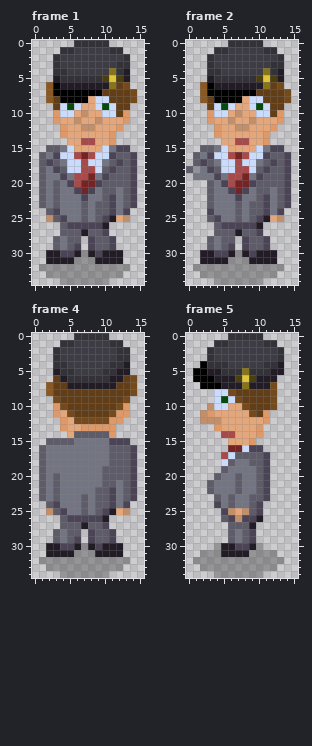
Two states of a pixel-art file, art/cfe-reb.aseprite. Above is the file before it was changed.
16x35 pixels, 6 frames. Colours within 5 levels of each other are drawn and written as one. Shown: frame 1, frame 2, frame 4, frame 5. The commit also changed other frames, which this record leaves out.
The same view after the edit:
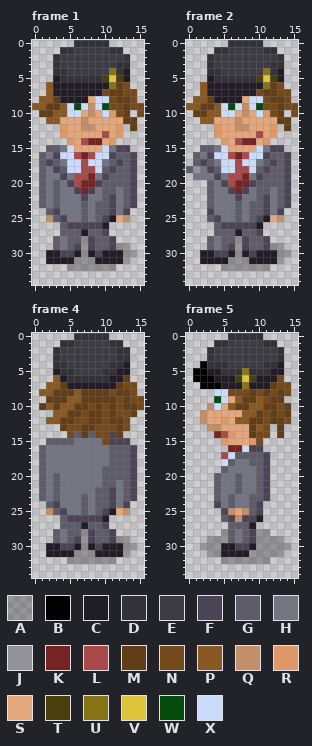
Palette (. is transparent): A #00000046  B #000000  C #221c26  D #333239  E #3d3b44  F #4b4356  G #5f5c6a  H #737582  J #92929b  K #762323  L #a84a4a  M #613e18  N #744a1c  P #8a5822  Q #c28f6b  R #df9968  S #e3a77b  T #4a3f0d  U #877417  V #dec43b  W #054c0c  X #cbdbfc
The exact change:
Changed rows in their new state; - is an unchanged pixel.
Frame 1, layers "reb", "shadow":
first column x 0:
 6 ---C------------
 7 ---CCCCCCCN--N--
 8 -P--CCCC---N----
 9 PPM-PXWXQ--NN-NN
10 -MMPP-XSQ--RNM-N
11 --PP--SQ-S---MM-
12 --------------M-
13 ----------LSR---
14 -----R--KK------
first column x 1:
28 ------A-------
29 ------A----AA-
30 ------------AA
31 ------------A-
32 ....-------..-
33 -...........--
34 ---.......----
Frame 2, layers "reb", "shadow": the same change as frame 1
Frame 4, layers "reb", "shadow":
first column x 1:
 6 --P----------.-
 7 --P---------N--
 8 P----P----N----
 9 -MM-PP-----NMNN
10 MPMPP--N-N--MMN
11 --PPM-N--NMNNM-
12 -PPMM--MM-MMN--
13 ---MNNMMNNNMN--
14 ----N-M-NNFM---
15 ---------N-----
first column x 1:
28 ------A-------
29 ------A----AA-
30 ------------AA
31 ------------A-
32 ....-------..-
33 -...........--
34 ---.......----
Frame 5, layers "reb", "shadow":
first column x 3:
 6 ----------N-
 7 ---------MNN
 8 ----NN-N--MN
 9 -WXSP--PNMM-
10 --SPMMPP-MNM
11 S----PP-NMNM
12 SSR-PPMMNMMN
13 QQ----MPN-M-
14 -K-R--MNN-M-
15 --R----N----
first column x 3:
21 .G
22 .G
first column x 1:
28 ----A----AA---
29 --AAA----AAAA-
30 -AA-------AAAA
31 -.----------A-
32 ....-------..-
33 -...........--
34 ---.......----
